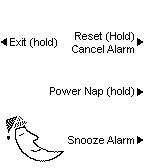
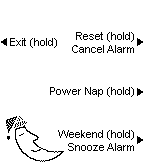
Two versions of the same layered image (144×168). Layer-by-layer changes:
renamed "Reset (Hold) Cancel Alarm" to "Reset (hold) Cancel Alarm", painted on it over [75, 32, 116, 42]
renamed "Snooze Alarm" to "Weekend (hold) Snooze Alarm", painted on it over [58, 130, 134, 151]
